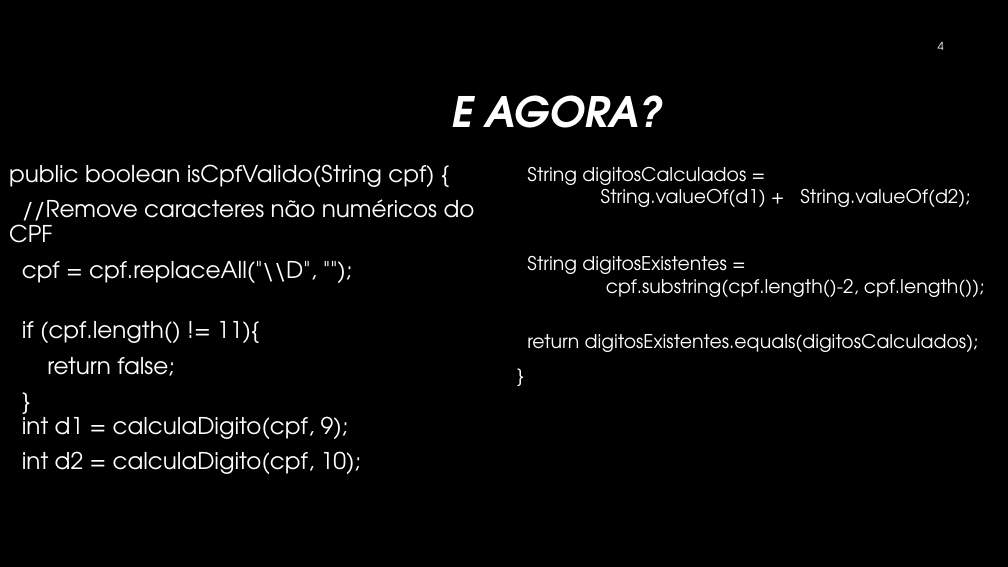
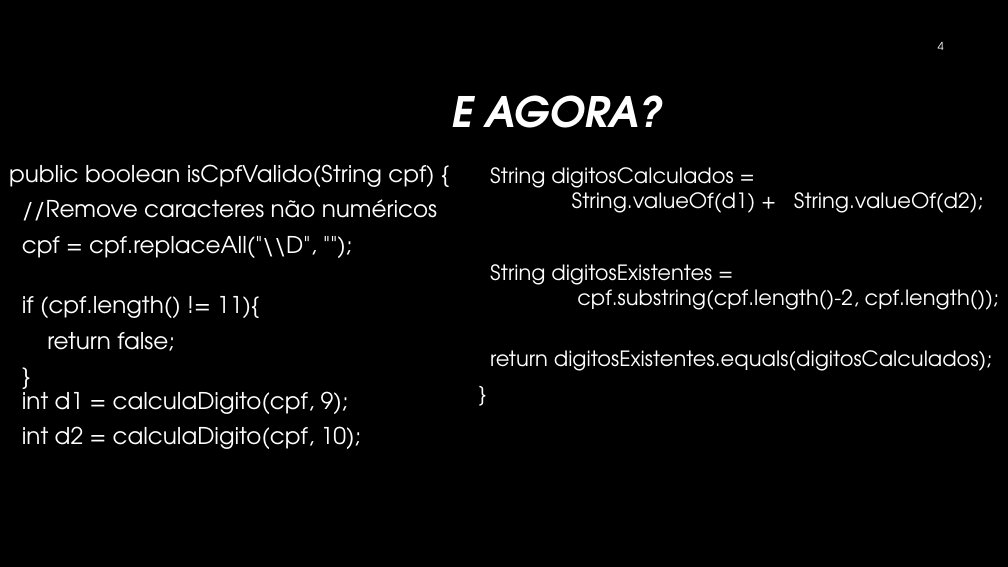
Before and after one commit to Claudio-Barbosa-da-Silva/testes-de-software, a slide deck: slide 4 of projects/01-introducao-tdd/tdd.pptx. Drawn at 1008x567 pixels with LibreOffice and Linux fonts; fonts in the diff are those of the drawing; background and template pictures are left out. Boxes give left, top, right and bottom in pixels: in the first picture for what was removed or moved away, otherwise in the second. Text is boxed around its words. In the diff, an @@ line names an element or a change of style, - is before the commit and + after.

```diff
--- a/projects/01-introducao-tdd/tdd.pptx
+++ b/projects/01-introducao-tdd/tdd.pptx
@@ text "String digitosCalculados = String.valueOf(d1) + ...": place and size @@
-text "String digitosCalculados = String.valueOf(d1) + ..." at bbox=[527, 167, 985, 352]
+text "String digitosCalculados = String.valueOf(d1) + ..." at bbox=[490, 167, 999, 371]
@@ text "String digitosCalculados = String.valueOf(d1) + ..." at bbox=[490, 167, 999, 371]: size 18 to 20 pt @@
@@ text at bbox=[22, 199, 437, 221]: text changed @@
-//Remove caracteres não numéricos do CPF
+//Remove caracteres não numéricos
```
Also in this commit, not shown: 21 other slides changed, 7 slides added, 1 other file.
